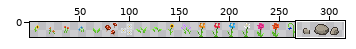
Two states of a sprite sheet, src/tiles/mathematics/nature.png. The picture above shows the old version from afar; the outline marks the close-up.
Close-up. Before the commit:
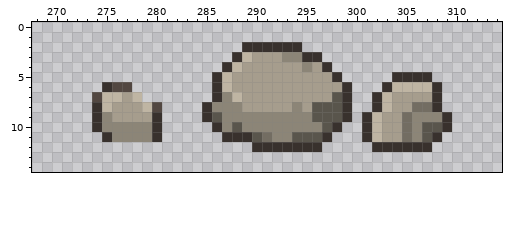
The file is 315x15 pixels. Colours within 5 levels of each other are drawn and written as one. Shown: x 268..314, y 0..14. The wide view leaves out empty margins.
Now the later version:
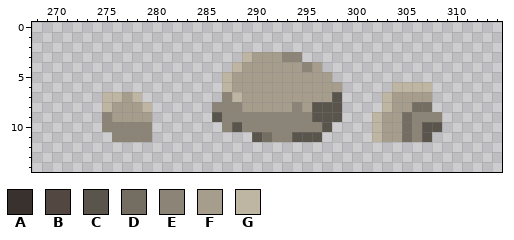
Palette (. is transparent): A #38312d  B #524741  C #59554c  D #736d62  E #8c8577  F #a69d8d  G #bfb5a3
Change:
Colour A is gone in row 2 at x 289 to 294; in row 3 at x 288 and 295 to 296; in row 4 at x 287 and 297; in row 5 at x 286, 298 and 304 to 307; in row 6 at x 275, 286, 299, 303 and 308; in row 7 at x 286, 299, 302 and 308.
Colour A is gone in row 8 at x 274, 285, 299, 302 and 308; in row 9 at x 274, 280, 285, 299, 301 and 309; in row 10 at x 274, 280, 286, 298, 301 and 309; in row 11 at x 275, 280, 287 to 289, 297, 301 and 308; in row 12 at x 290 to 296 and 302 to 307.
Colour B is gone in row 6 at x 276 to 277; in row 7 at x 274; in row 8 at x 280.
Boxes around the changes in both close-ups, in picture pixels (x1, y1, x2, y2):
erased: (92, 42, 452, 152)
